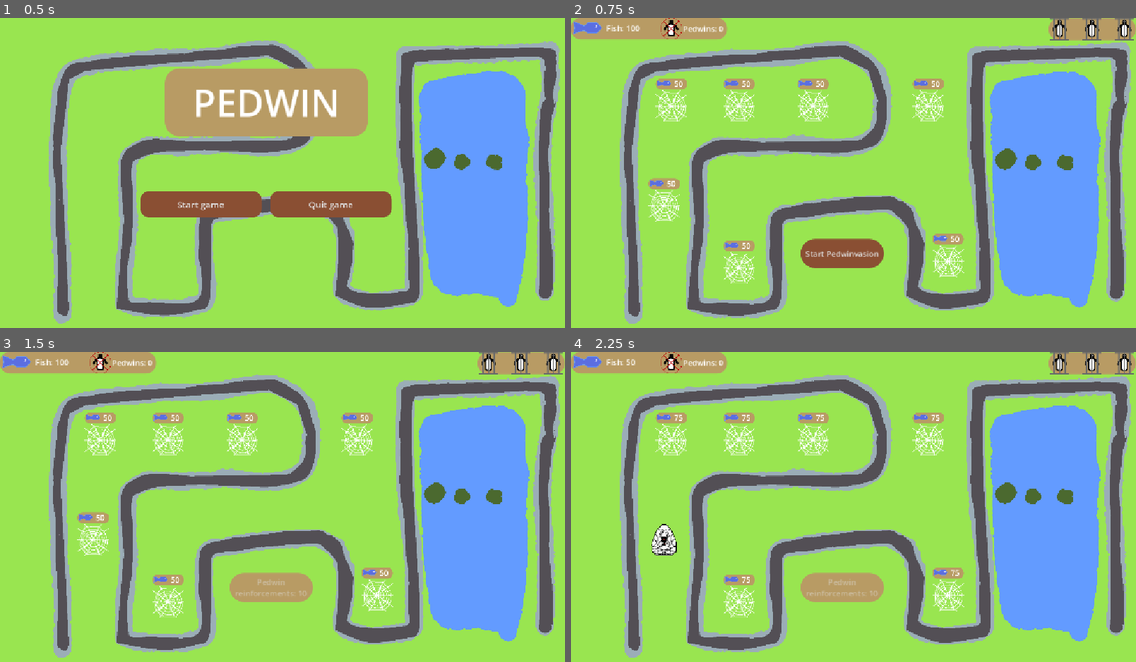
Above: before the commit, frames 1-4 (two rows, left to right).
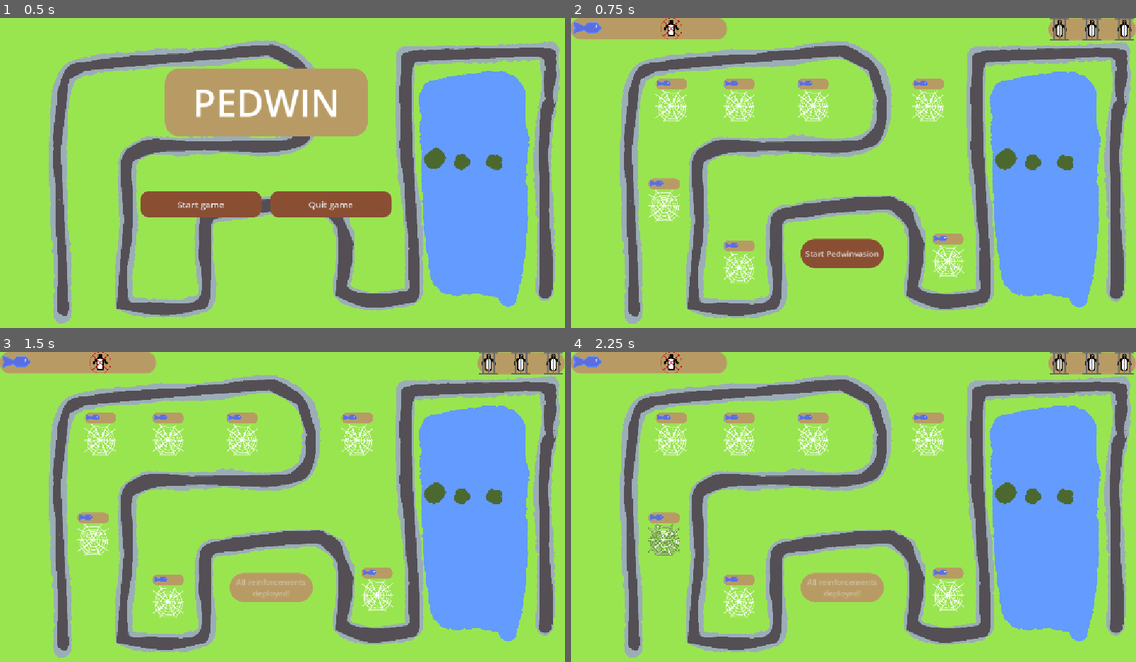
Above: after the commit, the same moments.

Repository: CrimsonCloak/pedwin
Game: Godot game, scene res://Scenes/menu.tscn
Same seed, same stepped clock (60 frames per second), same inputs: the game is played once before the commit and once after it.
Inputs (mouse positions are in pixels of both pictures, inside the frame that each line leads up to):
- Up to frame 1 (0.5 s): no input
- Up to frame 2 (0.75 s): click "Start game" at 0.5 s
- Up to frame 3 (1.5 s): click "Start Pedwinvasion" at 1.25 s
- Up to frame 4 (2.25 s): tap Enter at 2 s; move the mouse to (661, 541) at 2.02 s; click (661, 541) at 2.17 s

Frame 1 is identical in both runs. In frame 2, 0.3% of the frame differs, in the area x 6-69%, y 2-75%; in frame 3, 0.4%; in frame 4, 1.0%, in the area x 6-69%, y 2-80%.
Error after the commit: Parse Error: Preload file "res://Scenes/UI/level_pause_screen.tscn" does not exist. (res://Scripts/game_manager.gd:10)

Commit message:
Add basic pause menu for level

Diff:
--- a/Scripts/game.gd
+++ b/Scripts/game.gd
@@ -21,6 +21,10 @@
 func _process(delta: float) -> void:
 	if !victory_conditions_met:
 		check_victory_condition()
+
+func _input(event):
+	if event.is_action_pressed("ui_cancel"):
+		game_manager.pause_menu()
 
 func spawn_enemy():
 	path.add_child(pedwin_prefab.instantiate())
--- a/Scripts/game_manager.gd
+++ b/Scripts/game_manager.gd
@@ -7,6 +7,7 @@
 var royalty_total: int = 3
 var levelhud
 var gameover_screen_prefab = preload("res://Scenes/UI/game_over_screen.tscn")
+var pause_menu_prefab = preload("res://Scenes/UI/level_pause_screen.tscn")
 
 func _ready() -> void:
 	levelhud = get_node("../LevelHud")
@@ -40,6 +41,10 @@
 		var gameover_screen = gameover_screen_prefab.instantiate()
 		self.add_child(gameover_screen)
 
+func pause_menu():
+	var pause_screen = pause_menu_prefab.instantiate()
+	self.add_child(pause_screen)
+
 # Functions that edit values for game
 func gain_fish(amount: int):
 	fish_amount += amount
